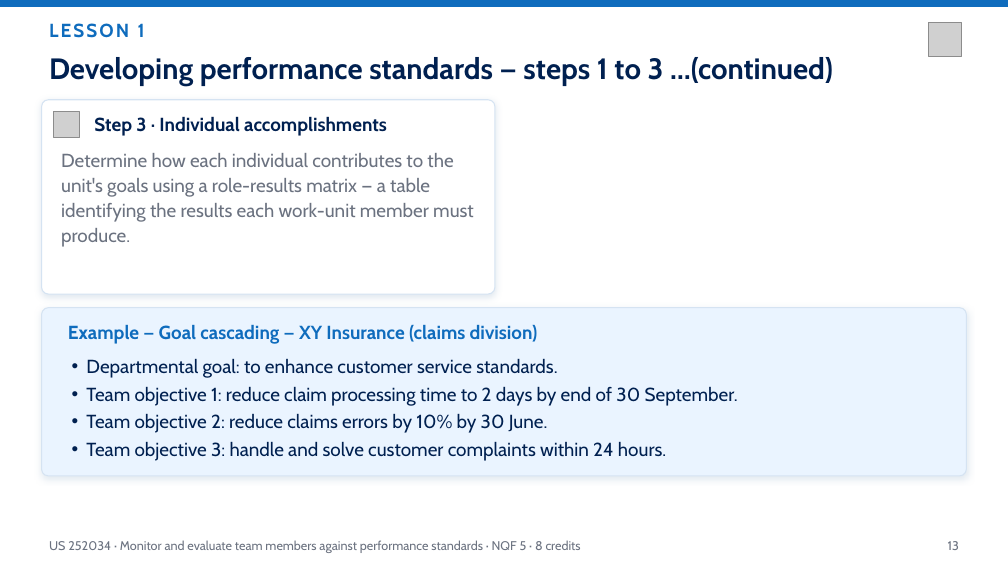
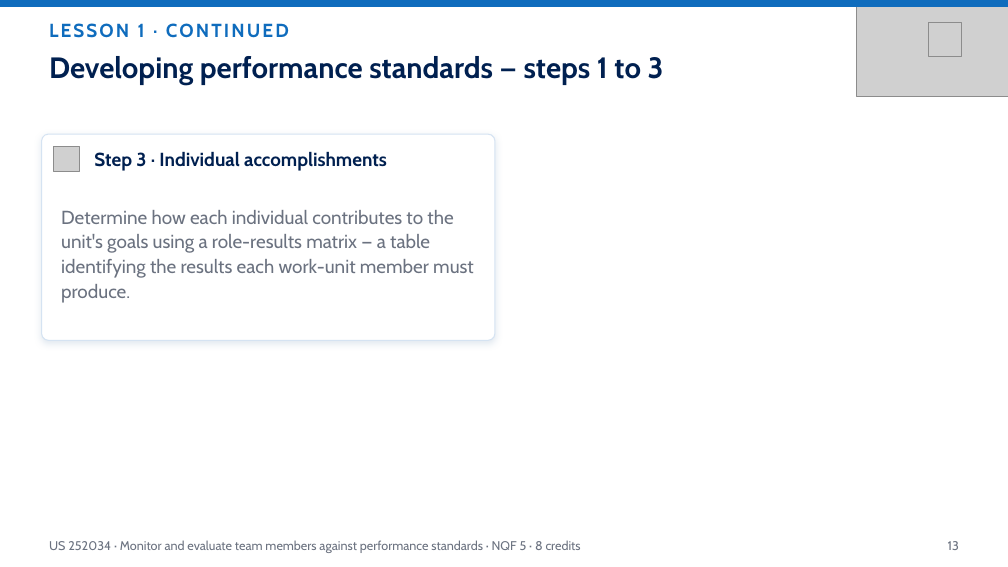
Before and after one commit to andrekyle/ITsystemsupport, a slide deck: slide 13 of public/downloads/US-252034-Monitor-Evaluate-Performance.pptx. Drawn at 1008x567 pixels with LibreOffice and Linux fonts; fonts in the diff are those of the drawing; grey boxes stand for pictures. Boxes give left, top, right and bottom in pixels: in the first picture for what was removed or moved away, otherwise in the second. Text is boxed around its words. In the diff, an @@ line names an element or a change of style, - is before the commit and + after.

Commit message:
Decks: measured title/card heights (no overlap or clipping), CONTINUED moved to eyebrow, icon-card bullets and corner watermarks

```diff
--- a/public/downloads/US-252034-Monitor-Evaluate-Performance.pptx
+++ b/public/downloads/US-252034-Monitor-Evaluate-Performance.pptx
@@ text at bbox=[49, 23, 289, 38]: text changed @@
-LESSON 1
+LESSON 1 · CONTINUED
@@ picture added at bbox=[857, 0, 1008, 96] @@
@@ text "Developing performance standards — steps ..." at bbox=[49, 56, 664, 85]: vertical alignment middle to top @@
@@ text at bbox=[49, 56, 664, 85]: text changed @@
-Developing performance standards — steps 1 to 3 …(continued)
+Developing performance standards — steps 1 to 3
@@ rounded rectangle: place and size @@
-rounded rectangle at bbox=[42, 100, 495, 294]
+rounded rectangle at bbox=[42, 134, 495, 340]
@@ rounded rectangle at bbox=[42, 134, 495, 340]: proportions changed @@
@@ picture: place and size @@
-picture at bbox=[54, 112, 79, 138]
+picture at bbox=[54, 146, 79, 172]
@@ text "Step 3 · Individual accomplishments": place and size @@
-text "Step 3 · Individual accomplishments" at bbox=[94, 116, 387, 136]
+text "Step 3 · Individual accomplishments" at bbox=[94, 151, 387, 171]
@@ text "Determine how each individual contributes ...": place and size @@
-text "Determine how each individual contributes ..." at bbox=[61, 153, 474, 247]
+text "Determine how each individual contributes ..." at bbox=[61, 210, 474, 303]
@@ rounded rectangle removed at bbox=[42, 308, 966, 476] @@
@@ text removed at bbox=[68, 325, 538, 344] @@
-Example — Goal cascading — XY Insurance (claims division)
@@ text removed at bbox=[86, 359, 557, 378] @@
-• Departmental goal: to enhance customer service standards.
@@ text removed at bbox=[86, 387, 738, 406] @@
-• Team objective 1: reduce claim processing time to 2 days by end of 30 September.
@@ text removed at bbox=[86, 414, 548, 433] @@
-• Team objective 2: reduce claims errors by 10% by 30 June.
@@ text removed at bbox=[86, 442, 666, 461] @@
-• Team objective 3: handle and solve customer complaints within 24 hours.
```
Also in this commit, not shown: 46 other slides changed, 4 slides added, 3 other files.
